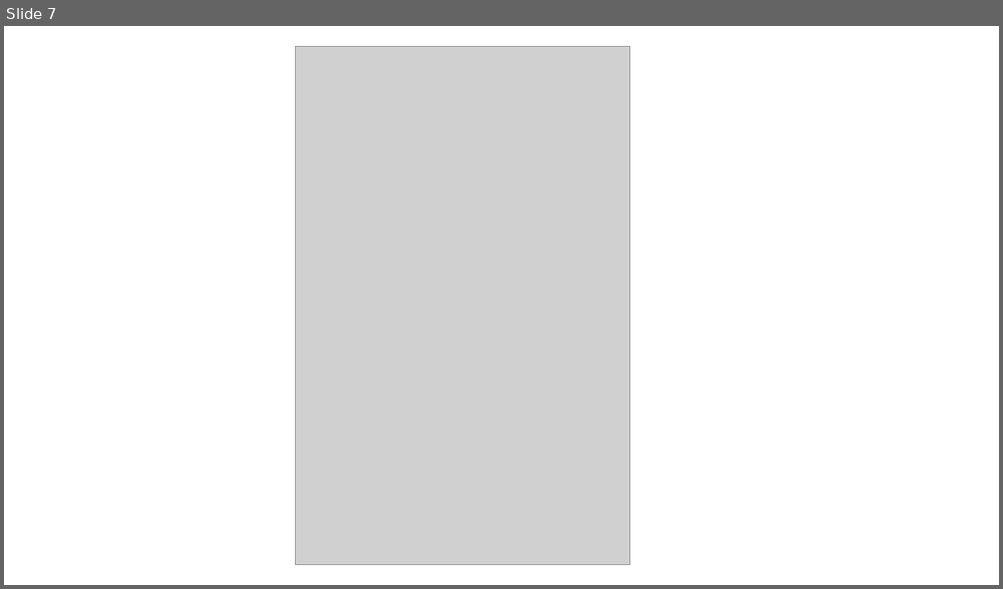
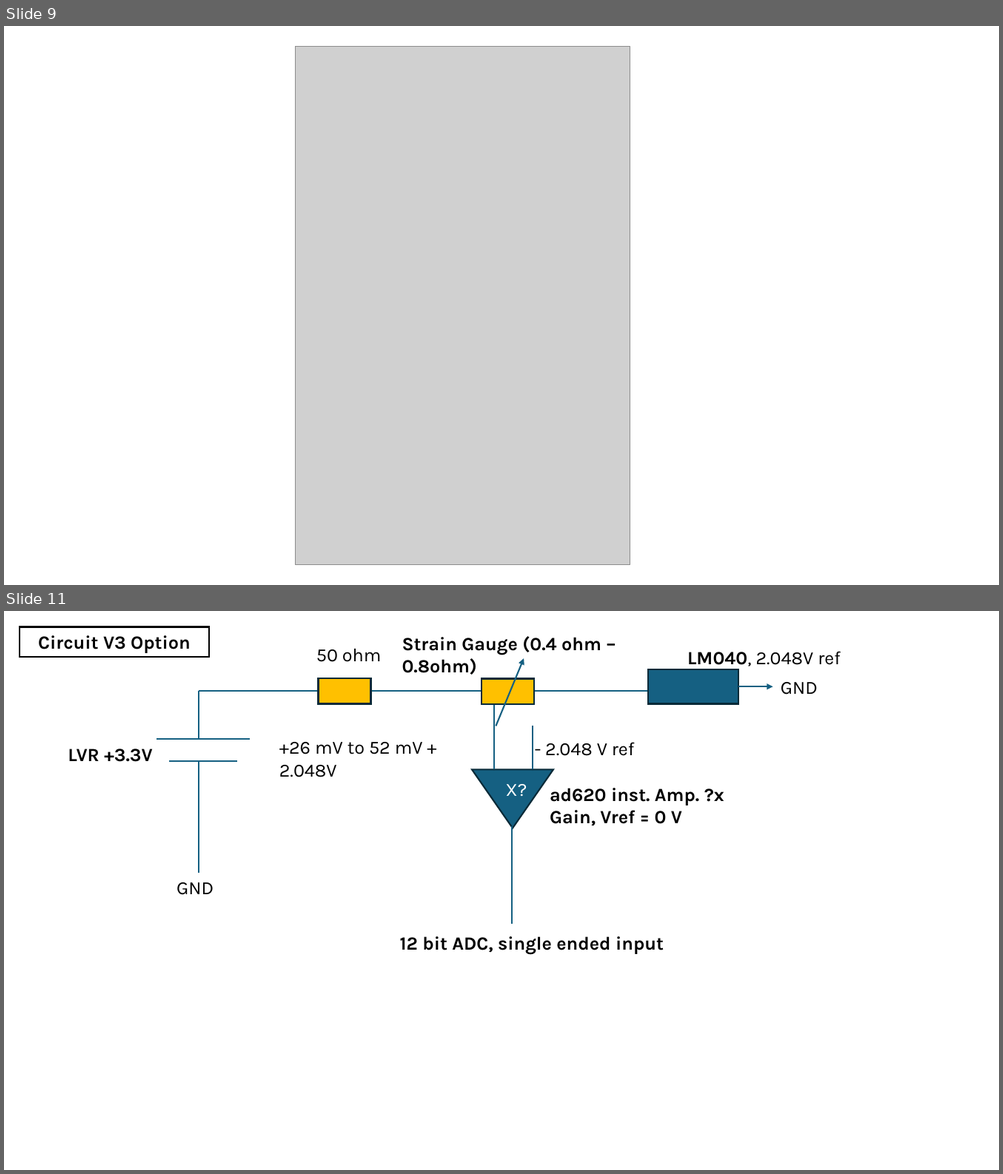
Before and after one commit to neuralengatberkeley/Strain-Sensor-, a slide deck: kinematic presentations/3_27_25.pptx. Shown one above the other, each under a label of ours: slide 7 before the commit, slides 9 and 11 after it; the slides between them are not shown. The pictures are 1003x589 and 1003x1174 pixels, drawn with LibreOffice and Linux fonts; fonts in the diff are those of the drawing; grey boxes stand for pictures. Boxes give left, top, right and bottom in pixels: in the first picture for what was removed or moved away, otherwise in the second. Text is boxed around its words. In the diff, an @@ line names an element or a change of style, - is before the commit and + after.

```diff
--- a/kinematic presentations/3_27_25.pptx
+++ b/kinematic presentations/3_27_25.pptx
@@ slide 11 added at (x1=4, y1=611, x2=999, y2=1170), background #FFFFFF @@
@@ rectangle added at (x1=20, y1=627, x2=209, y2=657), fill #FFFFFF, outline #000000 1.5 pt, 18 pt, text #000000, bold @@
+Circuit V3 Option
@@ text added at (x1=316, y1=648, x2=381, y2=662), 18 pt, text #000000 @@
+50 ohm
@@ text added at (x1=402, y1=636, x2=601, y2=675), 18 pt, text #000000, bold @@
+Strain Gauge (0.4 ohm – 0.8ohm)
@@ text added at (x1=687, y1=651, x2=840, y2=667), 18 pt, text #000000 @@
+LM040, 2.048V ref
@@ arrow added from (495, 726) to (524, 659), #156082 1.5 pt @@
@@ rectangle added at (x1=648, y1=669, x2=738, y2=703), fill #156082, outline #092A39 1.5 pt @@
@@ line added from (199, 739) to (199, 691), #156082 1.5 pt @@
@@ line added from (199, 691) to (319, 691), #156082 1.5 pt @@
@@ rectangle added at (x1=318, y1=678, x2=370, y2=704), fill #FFC000, outline #092A39 1.5 pt @@
@@ line added from (367, 691) to (487, 691), #156082 1.5 pt @@
@@ rectangle added at (x1=481, y1=679, x2=534, y2=705), fill #FFC000, outline #092A39 1.5 pt @@
@@ line added from (494, 769) to (494, 691), #156082 1.5 pt @@
@@ line added from (527, 691) to (648, 691), #156082 1.5 pt @@
@@ arrow added from (738, 686) to (772, 686), #156082 1.5 pt @@
@@ text added at (x1=780, y1=682, x2=817, y2=695), 18 pt, text #000000 @@
+GND
@@ line added from (157, 739) to (250, 739), #156082 1.5 pt @@
@@ text added at (x1=279, y1=742, x2=423, y2=777), 18 pt, text #000000 @@
++26 mV to 52 mV + 2.048V
@@ line added from (532, 726) to (532, 769), #156082 1.5 pt @@
@@ text added at (x1=545, y1=742, x2=634, y2=756), 18 pt, text #000000 @@
+- 2.048 V ref
@@ text added at (x1=68, y1=749, x2=152, y2=762), 18 pt, text #000000, bold @@
+LVR +3.3V
@@ line added from (169, 762) to (237, 762), #156082 1.5 pt @@
@@ line added from (199, 873) to (199, 762), #156082 1.5 pt @@
@@ triangle added at (x1=472, y1=770, x2=553, y2=829), fill #156082, outline #092A39 1.5 pt @@
@@ text added at (x1=506, y1=784, x2=527, y2=796), 18 pt, text #FFFFFF @@
+X?
@@ text added at (x1=549, y1=788, x2=724, y2=826), 18 pt, text #000000, bold @@
+ad620 inst. Amp. ?x Gain, Vref = 0 V
@@ line added from (512, 826) to (512, 924), #156082 1.5 pt @@
@@ text added at (x1=176, y1=883, x2=213, y2=895), 18 pt, text #000000 @@
+GND
@@ text added at (x1=400, y1=937, x2=663, y2=955), 18 pt, text #000000, bold @@
+12 bit ADC, single ended input
@@ what was slide 7 is now slide 9 @@
```
Also in this commit, not shown: 1 slide changed, 3 other slides added, 3 other files.
